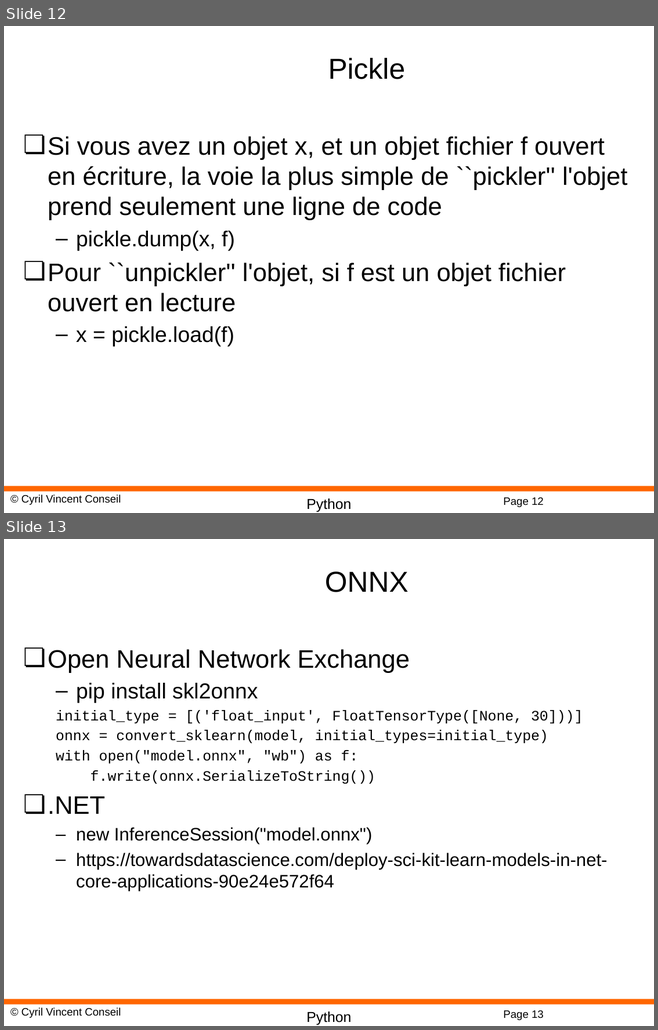
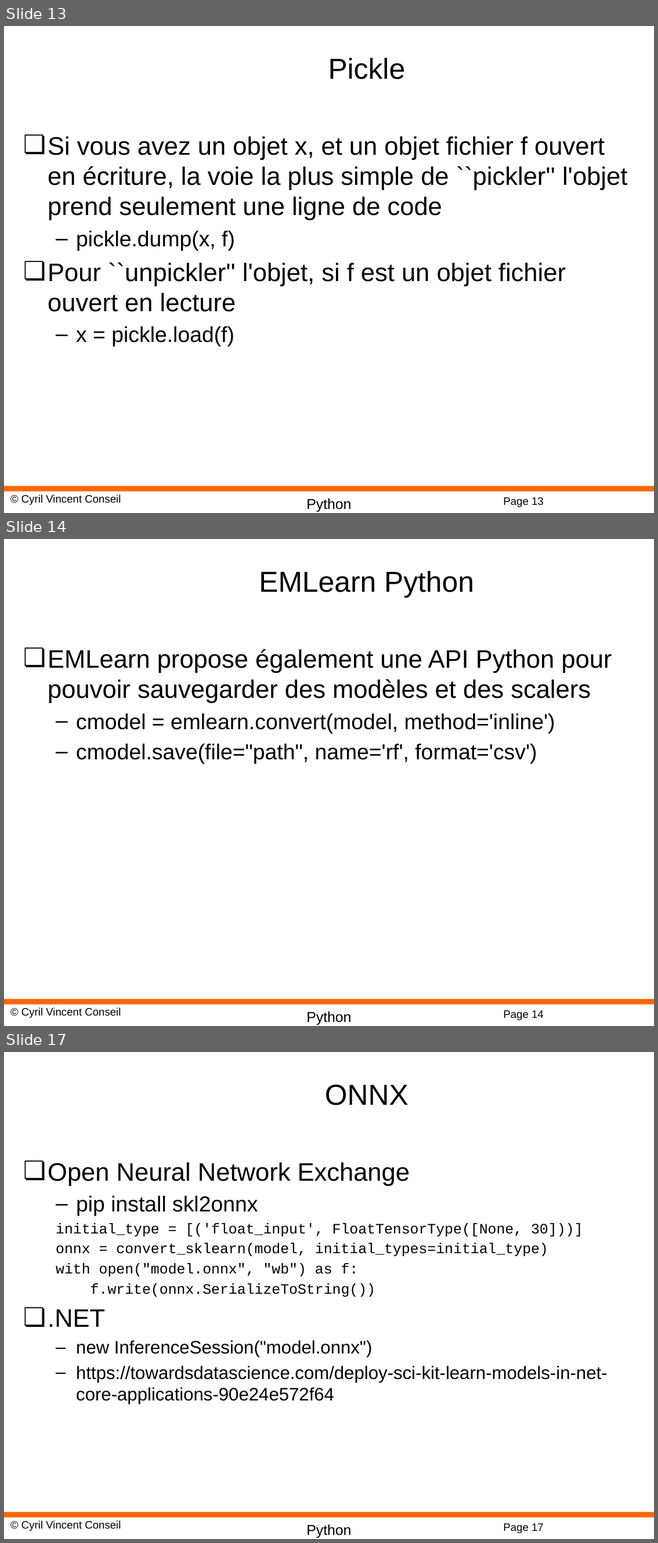
Before and after one commit to cyrilvincent/ML, a slide deck: PPT/MachineLearning15-RandomForest.pptx. Shown one above the other, each under a label of ours: slides 12 and 13 before the commit, slides 13, 14 and 17 after it; the slides between them are not shown. The pictures are 658x1030 and 658x1543 pixels, drawn with LibreOffice and Linux fonts; fonts in the diff are those of the drawing; background and template pictures are left out. Boxes give left, top, right and bottom in pixels: in the first picture for what was removed or moved away, otherwise in the second. Text is boxed around its words. In the diff, an @@ line names an element or a change of style, - is before the commit and + after.

```diff
--- a/PPT/MachineLearning15-RandomForest.pptx
+++ b/PPT/MachineLearning15-RandomForest.pptx
@@ slide 14 added at bbox=[4, 539, 654, 1026], background #FFFFFF; not listed: 4 template elements that a slide beside it also shows @@
@@ title added at bbox=[259, 571, 474, 598], 32 pt, text #000000 @@
+EMLearn Python
@@ text added at bbox=[48, 649, 611, 763], 24 pt, text #000000 @@
+❏ EMLearn propose également une API Python pour pouvoir sauvegarder des modèles et des scalers
+  – cmodel = emlearn.convert(model, method='inline')
+  – cmodel.save(file="path", name='rf', format='csv')
@@ what was slide 12 is now slide 13 @@
@@ page number at bbox=[503, 498, 543, 507]: text changed @@
-Page 12
+Page 13
@@ what was slide 13 is now slide 17 @@
@@ page number at bbox=[503, 1524, 543, 1533]: text changed @@
-Page 13
+Page 17
```
Also in this commit, not shown: 4 other slides added, 8 other files.
